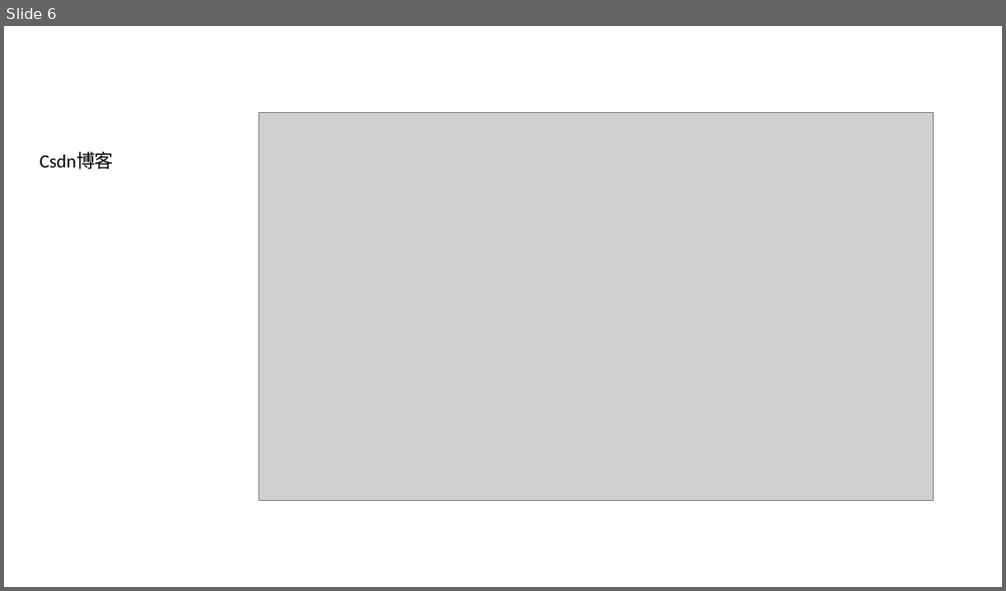
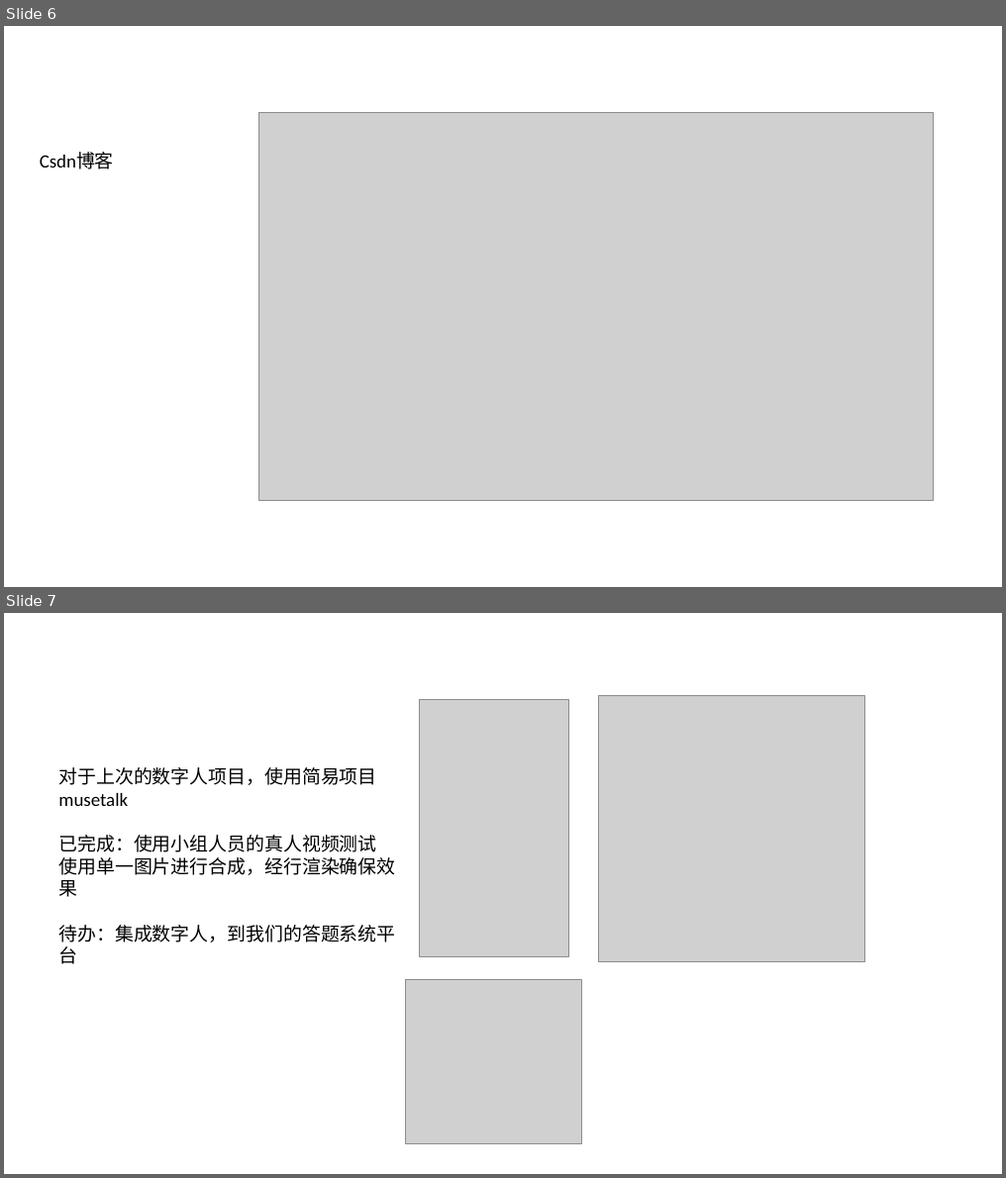
Before and after one commit to C32-SoundTech/SoundTech, a slide deck: docs/yuz/10.23汇报/1023汇报.pptx. Shown one above the other, each under a label of ours: slide 6 before the commit, slides 6 and 7 after it. The pictures are 1006x591 and 1006x1178 pixels, drawn with LibreOffice and Linux fonts; fonts in the diff are those of the drawing; grey boxes stand for pictures. Boxes give left, top, right and bottom in pixels: in the first picture for what was removed or moved away, otherwise in the second. Text is boxed around its words. In the diff, an @@ line names an element or a change of style, - is before the commit and + after.

```diff
--- a/docs/yuz/10.23汇报/1023汇报.pptx
+++ b/docs/yuz/10.23汇报/1023汇报.pptx
@@ slide 7 added at <box>4,613,1002,1174</box>, background #FFFFFF @@
@@ picture added at <box>420,700,568,958</box> @@
@@ picture added at <box>598,695,865,961</box> @@
@@ text added at <box>58,767,395,964</box>, 18 pt, text #000000 @@
+对于上次的数字人项目，使用简易项目musetalk
+已完成：使用小组人员的真人视频测试 使用单一图片进行合成，经行渲染确保效果
+待办：集成数字人，到我们的答题系统平台
@@ picture added at <box>405,980,581,1144</box> @@
```
Also in this commit, not shown: 1 other file.
